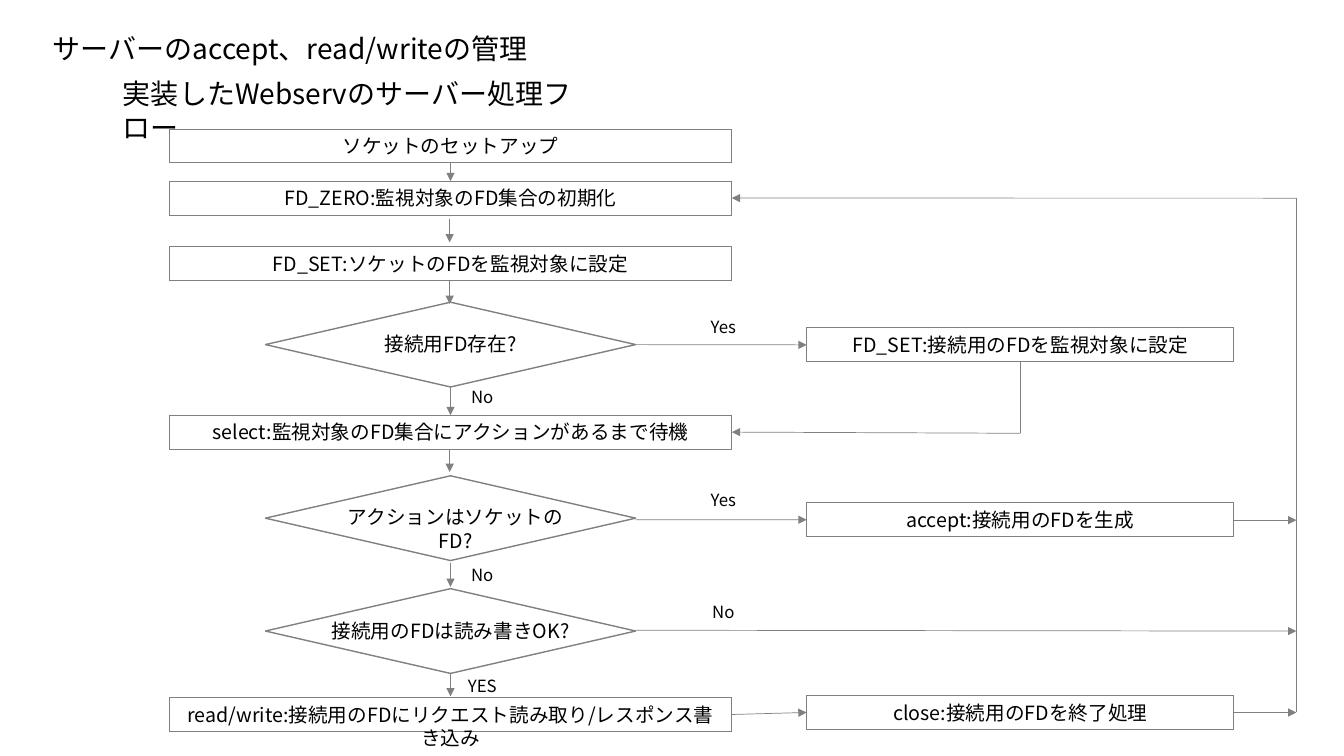
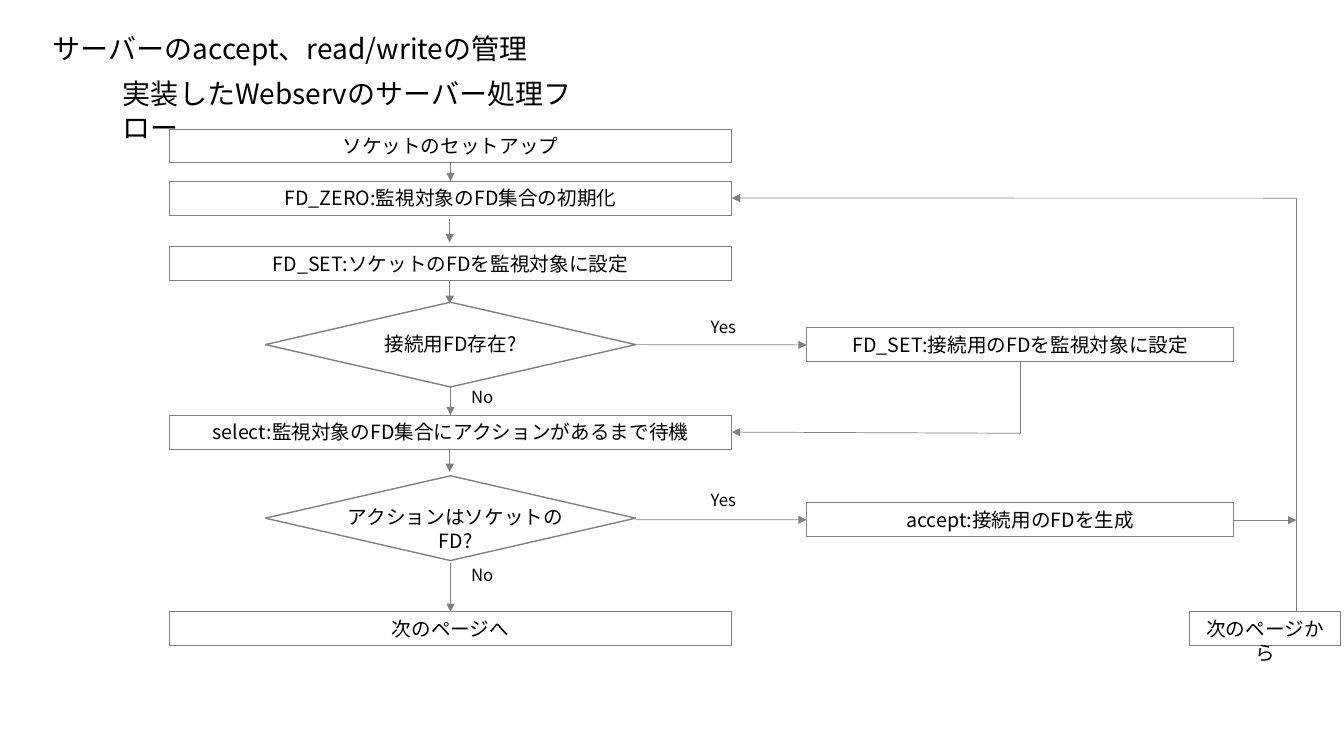
Before and after one commit to sk-uma/webserv, a slide deck: slide 11 of explain.pptx. Drawn at 1344x756 pixels with LibreOffice and Linux fonts; fonts in the diff are those of the drawing. Boxes give left, top, right and bottom in pixels: in the first picture for what was removed or moved away, otherwise in the second. Text is boxed around its words. In the diff, an @@ line names an element or a change of style, - is before the commit and + after.

```diff
--- a/explain.pptx
+++ b/explain.pptx
@@ line moved from (1297, 712) - (1297, 199) to (1297, 612) - (1297, 199) @@
@@ arrow moved from (451, 563) - (451, 587) to (451, 563) - (451, 612) @@
@@ diamond removed at (265, 589, 635, 674) @@
@@ rectangle "次のページへ": place and size @@
-rectangle "次のページへ" at (169, 698, 732, 732)
+rectangle "次のページへ" at (169, 612, 732, 646)
@@ text removed at (332, 621, 570, 640) @@
-接続用のFDは読み書きOK?
@@ text in rectangle at (392, 619, 509, 638): text changed @@
-read/write:接続用のFDにリクエスト読み取り/レスポンス書き込み
+次のページへ
@@ text removed at (712, 605, 734, 619) @@
-No
@@ rectangle added at (1190, 612, 1341, 646), outline #808080 0.75 pt, 14 pt, text #000000 @@
+次のページから
@@ arrow removed from (636, 630) to (1297, 631) @@
@@ arrow removed from (451, 674) to (451, 697) @@
@@ text removed at (468, 679, 497, 693) @@
-YES
@@ arrow removed from (732, 715) to (807, 713) @@
@@ rectangle removed at (807, 696, 1234, 730) @@
-close:接続用のFDを終了処理
@@ arrow removed from (1234, 713) to (1297, 713) @@
```
Also in this commit, not shown: 2 other slides changed, 1 slide added, 5 other files.
